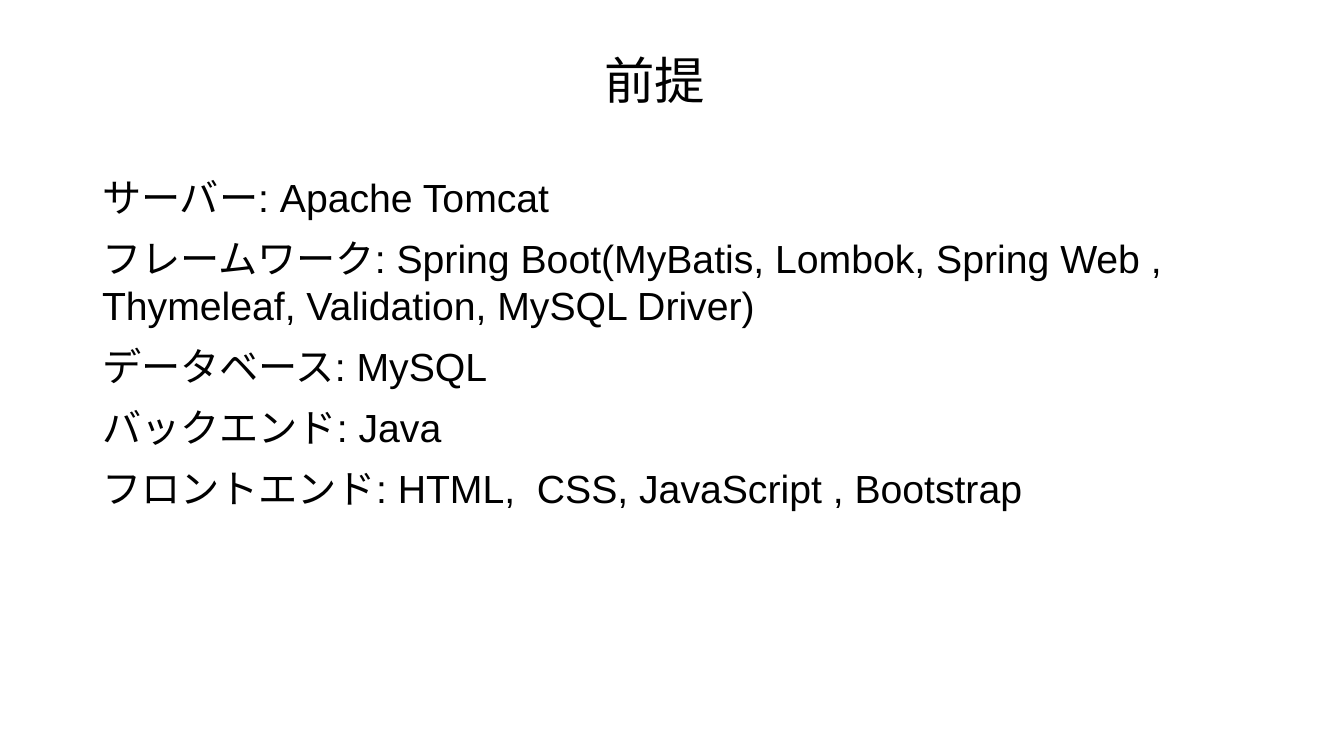
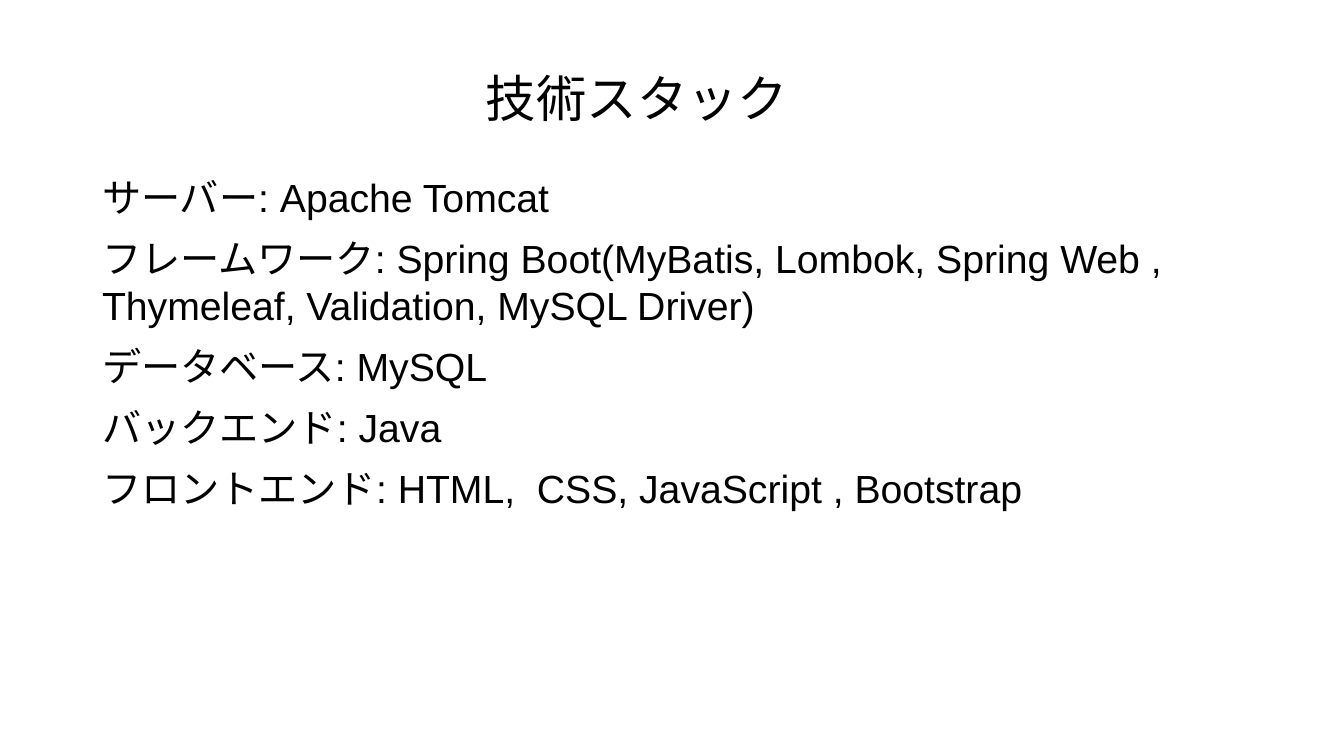
Before and after one commit to akikun918/apart-management-system, a slide deck: slide 7 of 要件定義書.pptx (slide 6 before the commit). Drawn at 1344x756 pixels with LibreOffice and Linux fonts; fonts in the diff are those of the drawing. Boxes give left, top, right and bottom in pixels: in the first picture for what was removed or moved away, otherwise in the second. Text is boxed around its words. In the diff, an @@ line names an element or a change of style, - is before the commit and + after.

```diff
--- a/要件定義書.pptx
+++ b/要件定義書.pptx
@@ title at (486,74,788,121): text changed @@
-前提
+技術スタック
```
Also in this commit, not shown: 6 other slides changed, 1 slide added, 1 slide removed, 1 other file.
